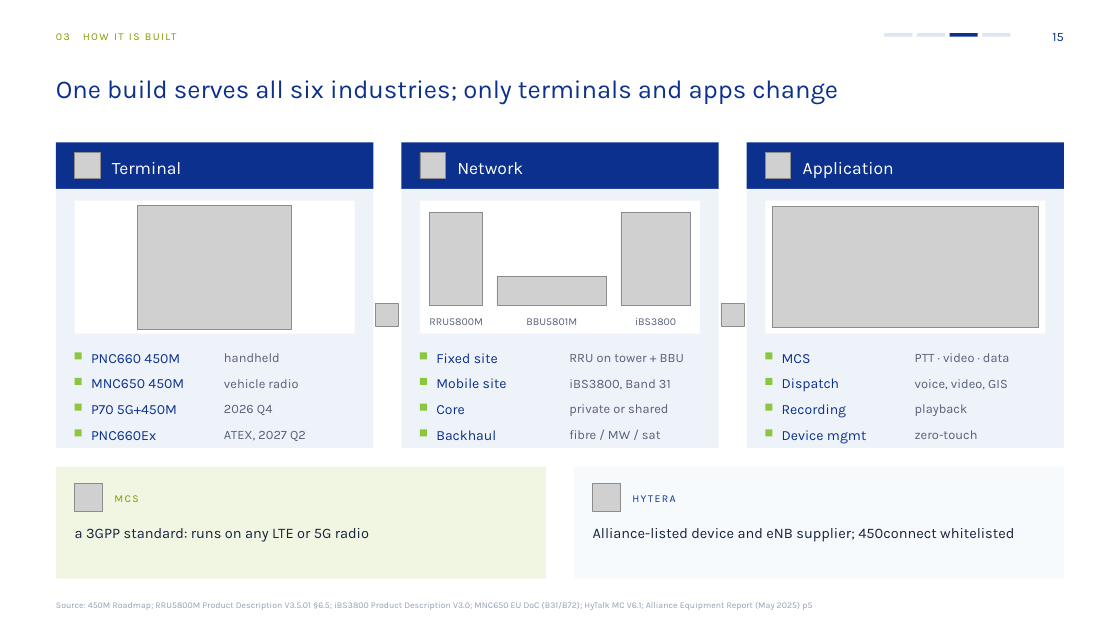
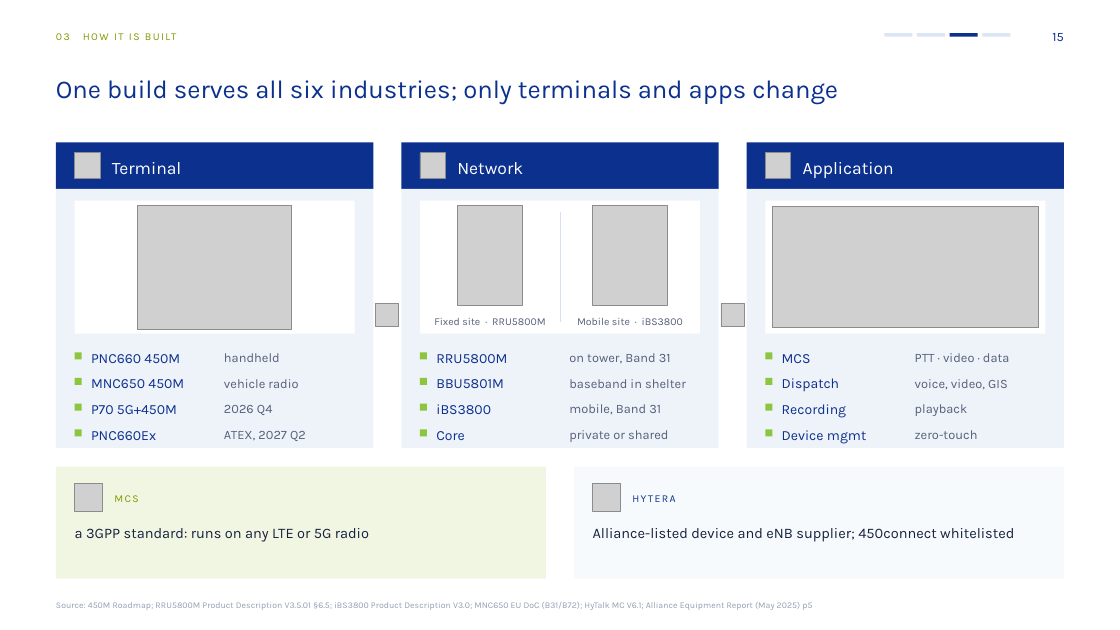
Before and after one commit to mearneste4-max/Philippines-450M, a slide deck: slide 15 of 01_交付物/菲律宾450M方案_v8.pptx. Drawn at 1120x630 pixels with LibreOffice and Linux fonts; fonts in the diff are those of the drawing; grey boxes stand for pictures. Boxes give left, top, right and bottom in pixels: in the first picture for what was removed or moved away, otherwise in the second. Text is boxed around its words. In the diff, an @@ line names an element or a change of style, - is before the commit and + after.

```diff
--- a/01_交付物/菲律宾450M方案_v8.pptx
+++ b/01_交付物/菲律宾450M方案_v8.pptx
@@ picture added at box(458, 205, 522, 305) @@
@@ picture: place and size @@
-picture at box(621, 213, 691, 306)
+picture at box(593, 205, 668, 305)
@@ picture removed at box(429, 213, 483, 306) @@
@@ line added from (560, 213) to (560, 322), #D6E0F0 0.75 pt @@
@@ picture removed at box(497, 276, 607, 306) @@
@@ text at box(434, 318, 545, 325): text changed; size 12 to 9 pt; text colour #0B308E to #55607A @@
-Fixed site
+Fixed site · RRU5800M
@@ text at box(577, 318, 683, 325): text changed; size 12 to 9 pt; text colour #0B308E to #55607A @@
-Mobile site
+Mobile site · iBS3800
@@ text "RRU5800M": place and size @@
-text "RRU5800M" at box(429, 318, 482, 325)
+text "RRU5800M" at box(436, 354, 507, 363)
@@ text at box(569, 353, 671, 363): text changed @@
-RRU on tower + BBU
+on tower, Band 31
@@ text "BBU5801M": place and size @@
-text "BBU5801M" at box(526, 318, 577, 325)
+text "BBU5801M" at box(436, 379, 504, 388)
@@ text added at box(569, 379, 686, 388), 11 pt, text #55607A @@
+baseband in shelter
@@ size 9 to 12 pt, text colour #55607A to #0B308E; alignment centre to left in 3 elements at box(436, 354, 507, 363), box(436, 379, 504, 388), box(436, 404, 491, 414) @@
@@ text "iBS3800": place and size @@
-text "iBS3800" at box(635, 318, 676, 325)
+text "iBS3800" at box(436, 404, 491, 414)
@@ text at box(569, 404, 661, 414): text changed @@
-iBS3800, Band 31
+mobile, Band 31
@@ text "Core": place and size @@
-text "Core" at box(436, 405, 464, 414)
+text "Core" at box(436, 431, 464, 440)
@@ text removed at box(436, 430, 496, 440) @@
-Backhaul
@@ text "private or shared": place and size @@
-text "private or shared" at box(569, 404, 668, 416)
+text "private or shared" at box(569, 430, 668, 442)
@@ text removed at box(569, 430, 661, 439) @@
-fibre / MW / sat
```
Also in this commit, not shown: 4 other files.
